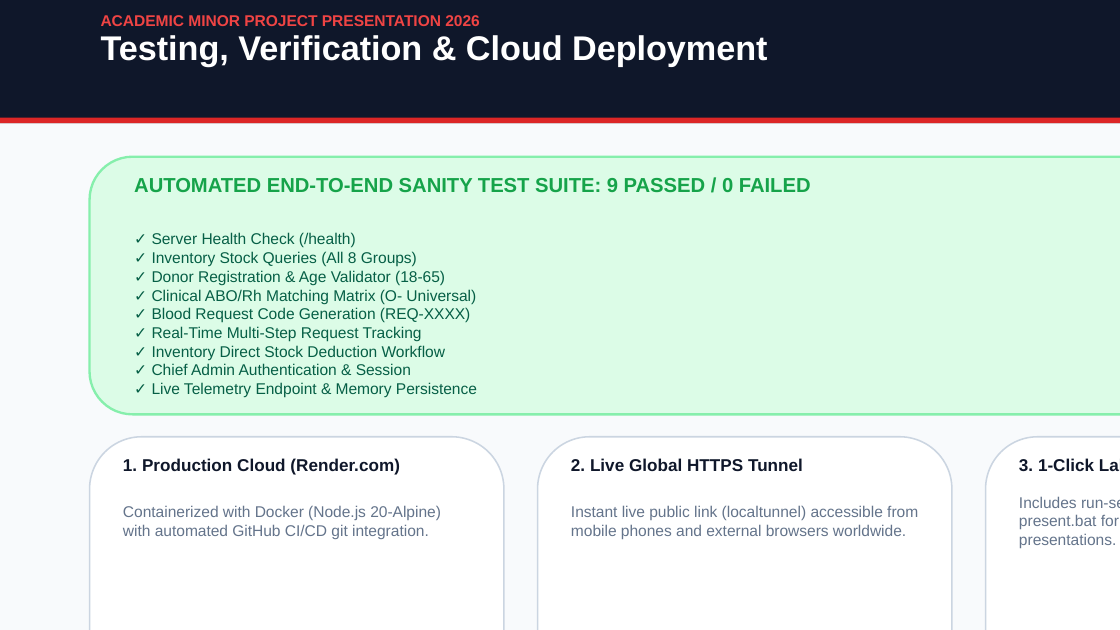
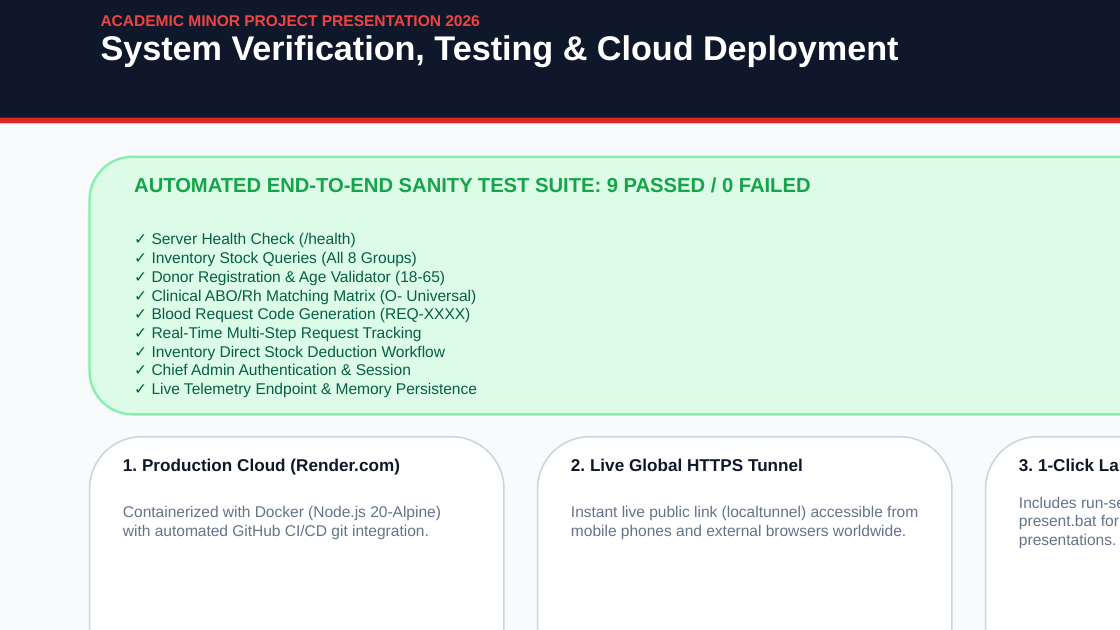
Before and after one commit to anshumanjaglan/blood-donation-management-system, a slide deck: slide 12 of public/Blood_Donation_Management_System_Presentation.pptx (slide 10 before the commit). Drawn at 1120x630 pixels with LibreOffice and Linux fonts; fonts in the diff are those of the drawing. Boxes give left, top, right and bottom in pixels: in the first picture for what was removed or moved away, otherwise in the second. Text is boxed around its words. In the diff, an @@ line names an element or a change of style, - is before the commit and + after.

```diff
--- a/public/Blood_Donation_Management_System_Presentation.pptx
+++ b/public/Blood_Donation_Management_System_Presentation.pptx
@@ text at (101, 35, 898, 67): text changed @@
-Testing, Verification & Cloud Deployment
+System Verification, Testing & Cloud Deployment
```
Also in this commit, not shown: 6 other slides changed, 5 slides added, 3 slides removed, 3 other files.
